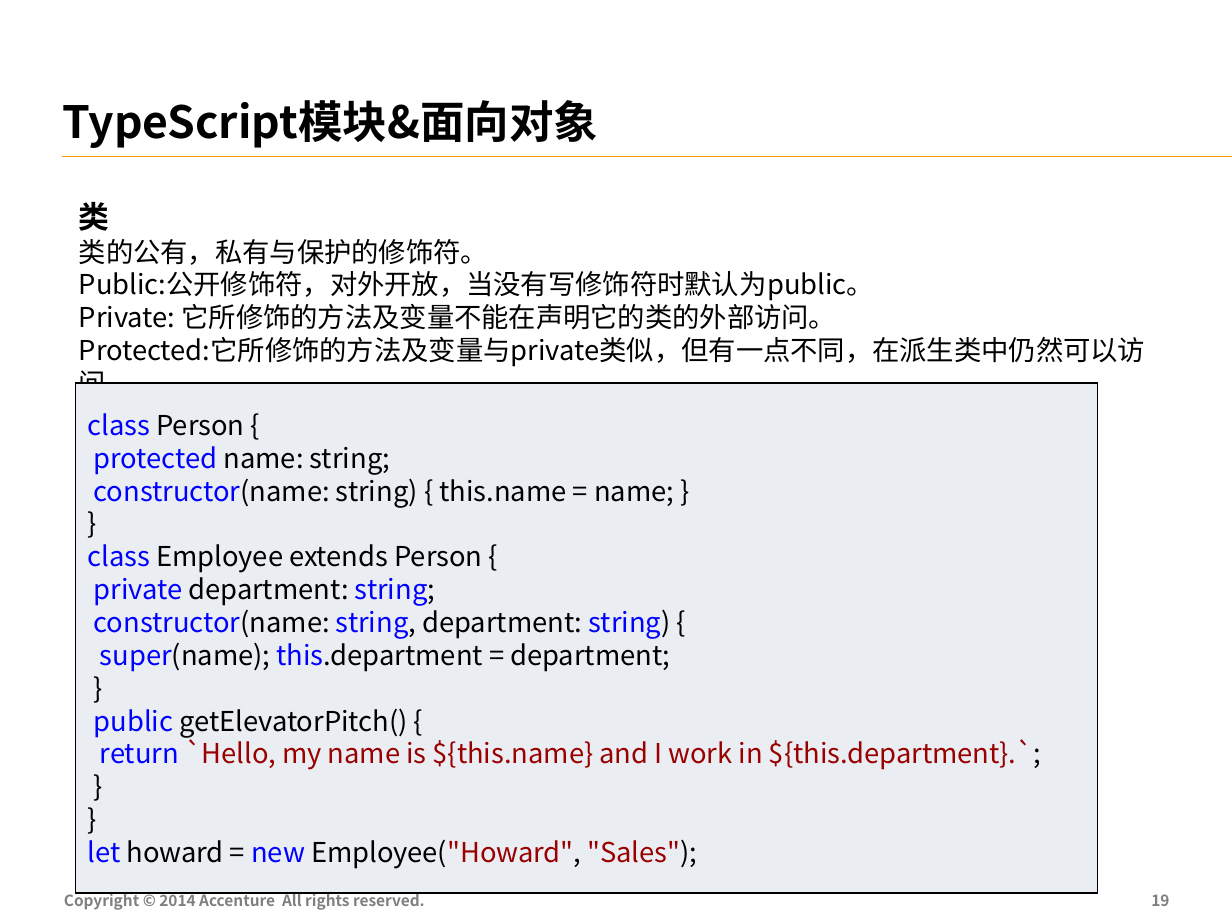
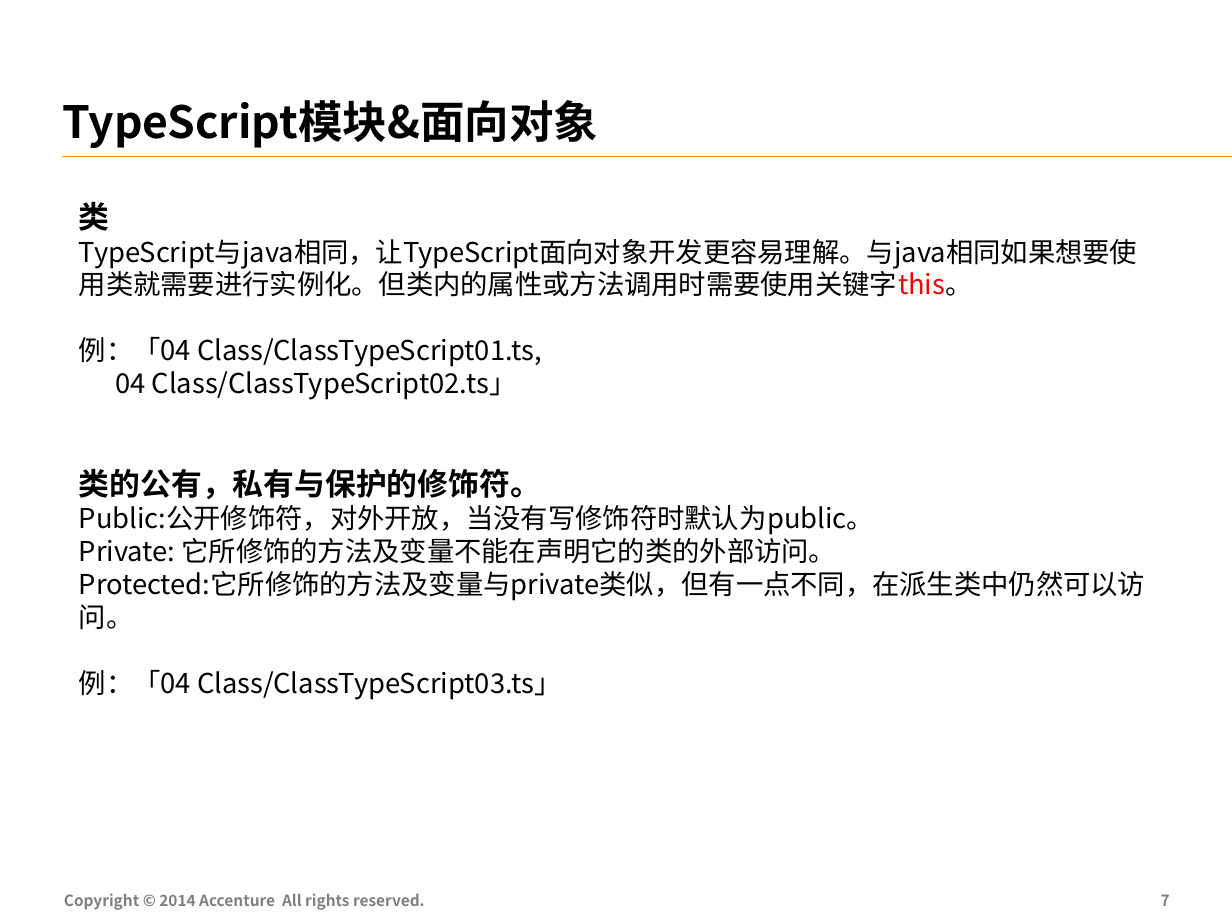
Before and after one commit to FS-Angular-Interest-Group/AngularTraining, a slide deck: slide 8 of PPT/02-Accenture-FS-Angular-TypeScript.pptx (slide 20 before the commit). Drawn at 1232x924 pixels with LibreOffice and Linux fonts; fonts in the diff are those of the drawing. Boxes give left, top, right and bottom in pixels: in the first picture for what was removed or moved away, otherwise in the second. Text is boxed around its words. In the diff, an @@ line names an element or a change of style, - is before the commit and + after.

```diff
--- a/PPT/02-Accenture-FS-Angular-TypeScript.pptx
+++ b/PPT/02-Accenture-FS-Angular-TypeScript.pptx
@@ text at bbox=[79, 239, 1137, 400]: paragraphs added @@
+TypeScript与java相同，让TypeScript面向对象开发更容易理解。与java相同如果想要使用类就需要进行实例化。但类内的属性或方法调用时需要使用关键字this。
+例：「04 Class/ClassTypeScript01.ts,
+04 Class/ClassTypeScript02.ts」
@@ rectangle removed at bbox=[75, 383, 1098, 893] @@
-class Person {
-protected name: string;
-constructor(name: string) { this.name = name; }
-}
-class Employee extends Person {
-private department: string;
-constructor(name: string, department: string) {
-super(name); this.department = department;
-}
-public getElevatorPitch() {
-return `Hello, my name is ${this.name} and I work in ${this.department}.`;
-}
-}
-let howard = new Employee("Howard", "Sales");
@@ text at bbox=[79, 468, 541, 499]: size 16 to 18 pt, bold on in "类的公有，私有与保护的修饰符。" @@
@@ text at bbox=[79, 670, 562, 700]: paragraph added @@
+例：「04 Class/ClassTypeScript03.ts」
@@ page number at bbox=[1161, 894, 1170, 906]: text changed @@
-19
+7
```
Also in this commit, not shown: 9 other slides changed, 2 slides added, 15 slides removed, 20 other files.
